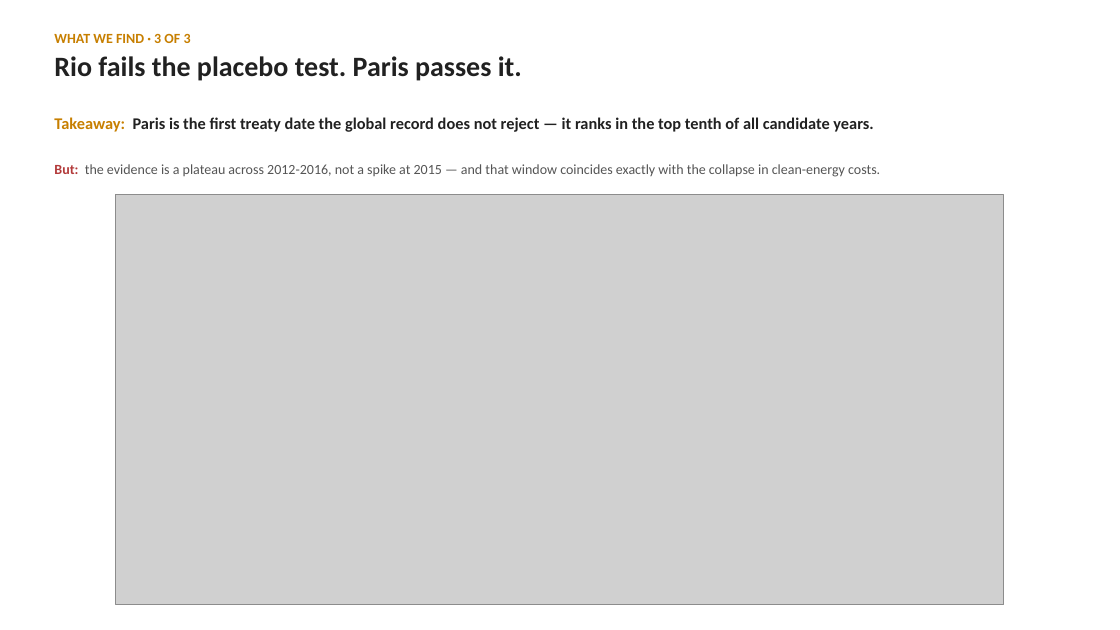
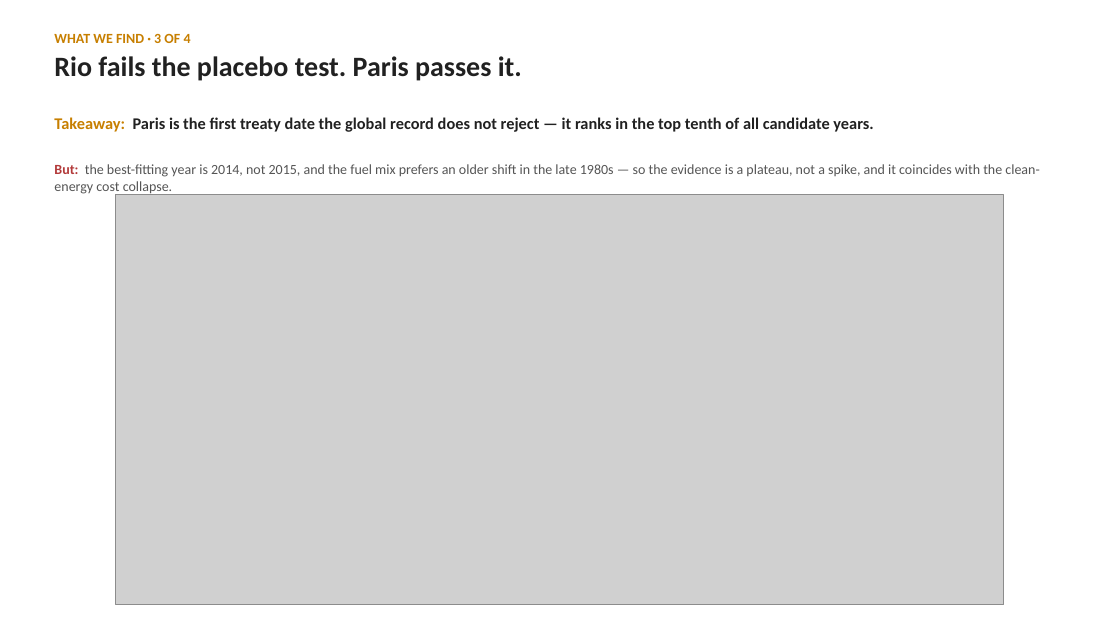
Before and after one commit to cwejnert/HDI-Happiness, a slide deck: slide 7 of carbon_breakpoints_takeaway_figures/paris_at_ten_world_deck.pptx. Drawn at 1120x630 pixels with LibreOffice and Linux fonts; fonts in the diff are those of the drawing; grey boxes stand for pictures. Boxes give left, top, right and bottom in pixels: in the first picture for what was removed or moved away, otherwise in the second. Text is boxed around its words. In the diff, an @@ line names an element or a change of style, - is before the commit and + after.

```diff
--- a/carbon_breakpoints_takeaway_figures/paris_at_ten_world_deck.pptx
+++ b/carbon_breakpoints_takeaway_figures/paris_at_ten_world_deck.pptx
@@ text at <box>54,34,191,43</box>: text changed @@
-WHAT WE FIND · 3 OF 3
+WHAT WE FIND · 3 OF 4
@@ text at <box>54,164,1039,195</box>: text changed @@
-But: the evidence is a plateau across 2012-2016, not a spike at 2015 — and that window coincides exactly with the collapse in clean-energy costs.
+But: the best-fitting year is 2014, not 2015, and the fuel mix prefers an older shift in the late 1980s — so the evidence is a plateau, not a spike, and it coincides with the clean-energy cost collapse.
```
Also in this commit, not shown: 8 other slides changed, 1 slide added, 3 other files.
